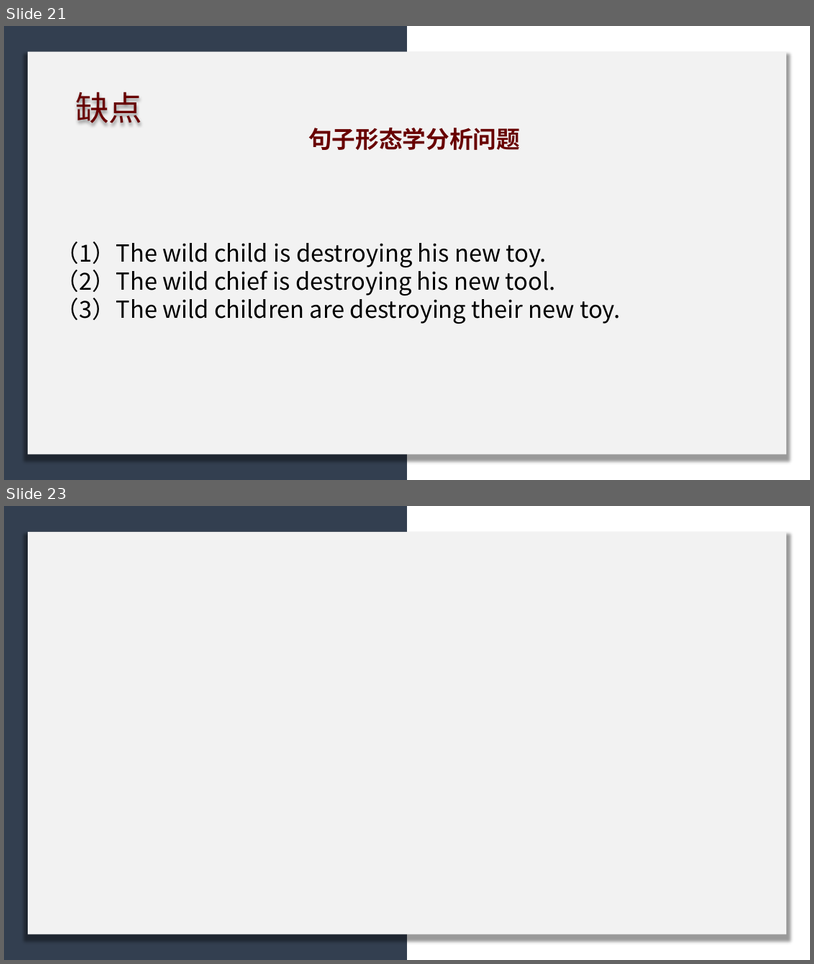
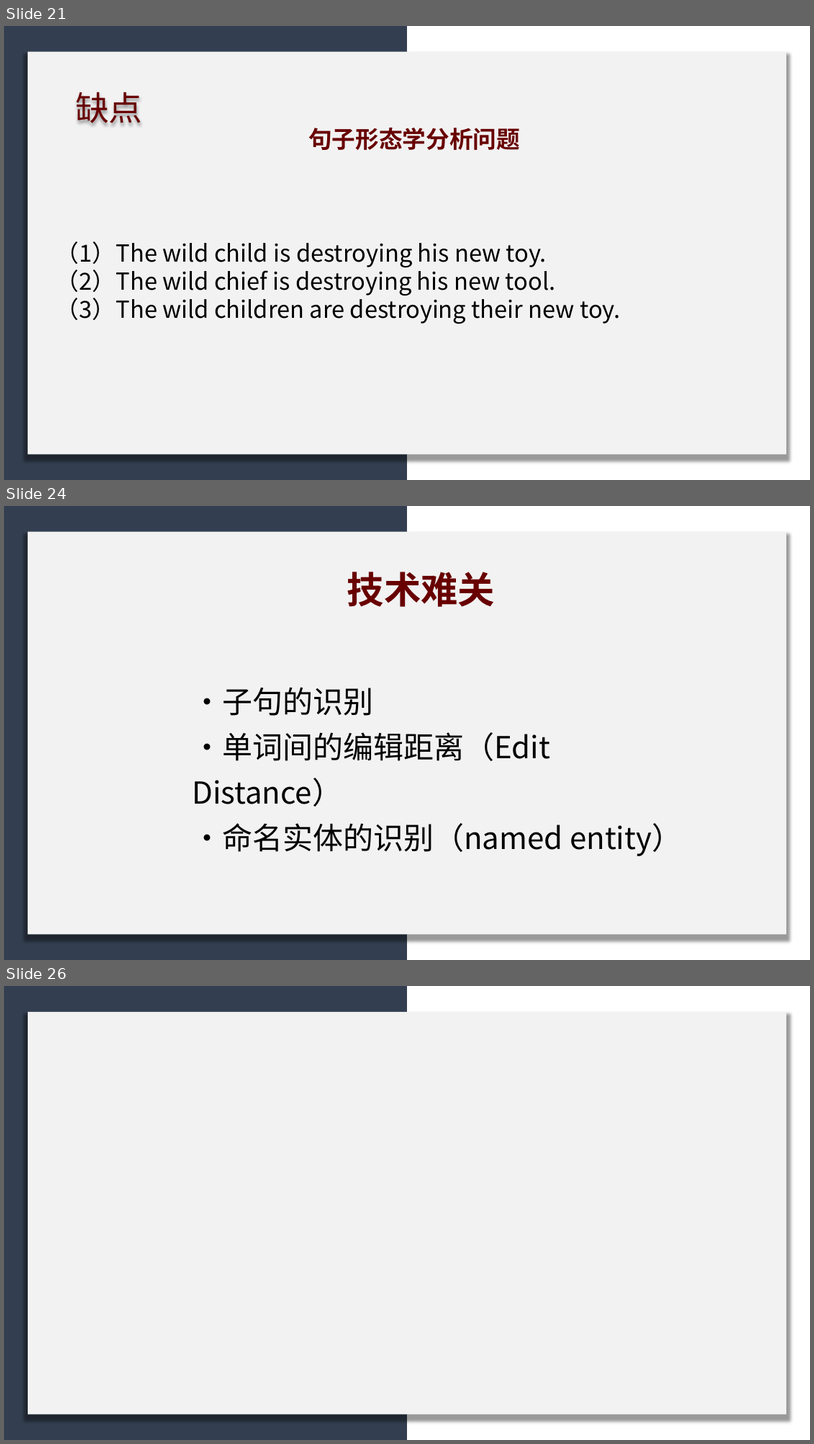
Before and after one commit to licheng0573/RosettaStone, a slide deck: 二组展示_10_24.pptx. Shown one above the other, each under a label of ours: slides 21 and 23 before the commit, slides 21, 24 and 26 after it; the slides between them are not shown. The pictures are 814x964 and 814x1444 pixels, drawn with LibreOffice and Linux fonts; fonts in the diff are those of the drawing. Boxes give left, top, right and bottom in pixels: in the first picture for what was removed or moved away, otherwise in the second. Text is boxed around its words. In the diff, an @@ line names an element or a change of style, - is before the commit and + after.

```diff
--- a/二组展示_10_24.pptx
+++ b/二组展示_10_24.pptx
@@ slide 24 added at [4, 506, 810, 960], background #FFFFFF @@
@@ rectangle added at [4, 506, 407, 960], fill #333F50 @@
@@ rectangle added at [28, 531, 787, 934], fill #F2F2F2 @@
@@ text added at [347, 572, 495, 607], 44 pt, text #680000, bold @@
+技术难关
@@ text added at [192, 687, 682, 856], 36 pt, text #000000 @@
+•子句的识别
+•单词间的编辑距离（Edit Distance）
+•命名实体的识别（named entity）
@@ what was slide 23 is now slide 26 @@
```
Also in this commit, not shown: 7 slides changed, 1 other slide added, 3 slides removed.
